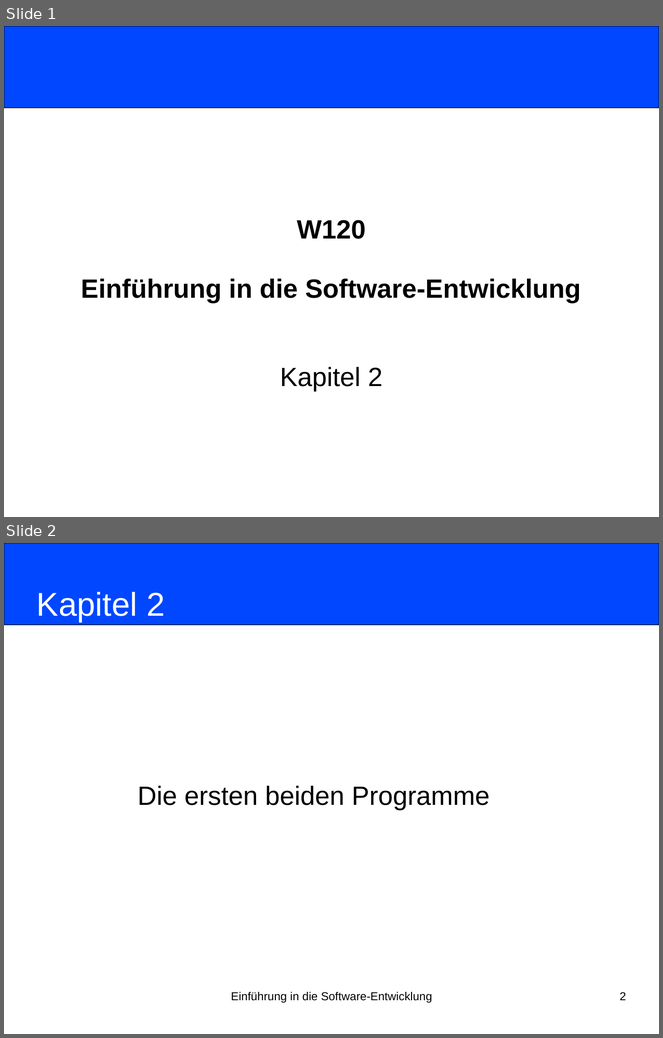
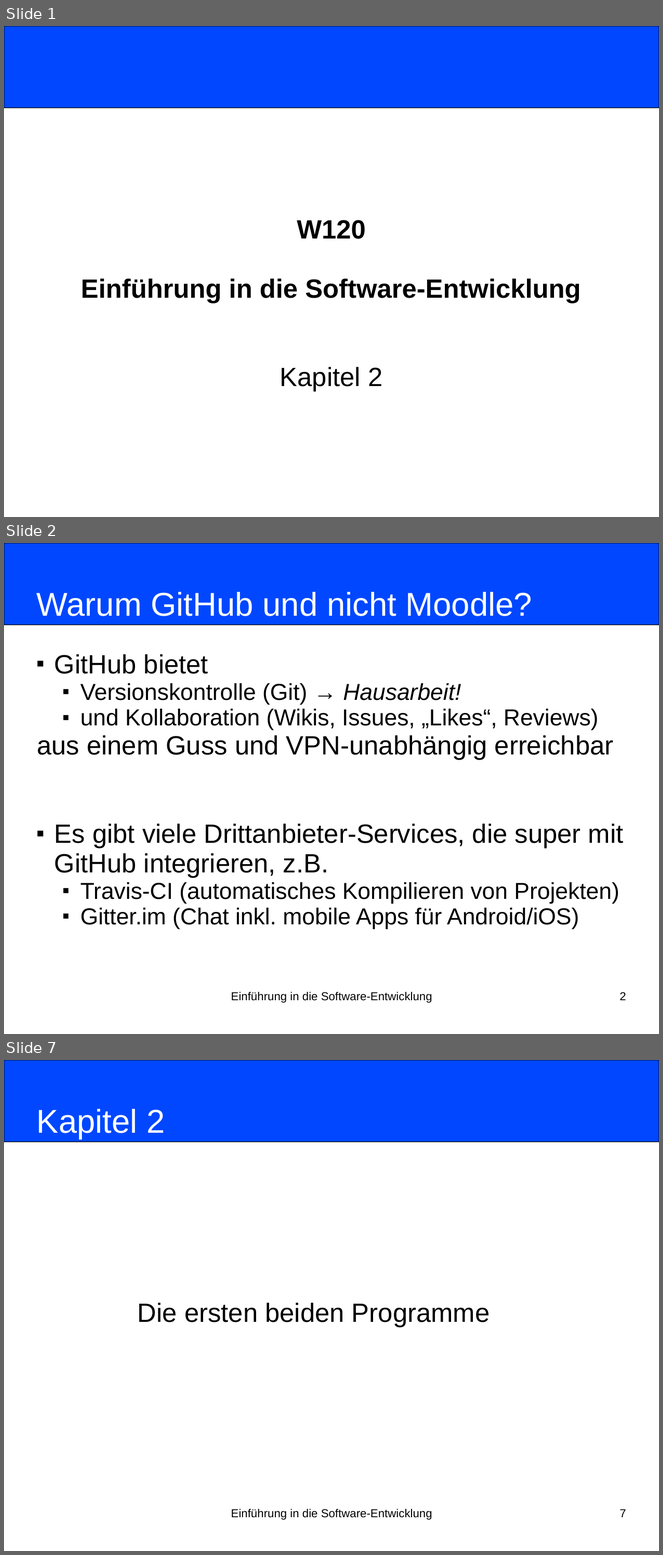
Before and after one commit to nordakademie-einfuehrung-java/vorlesungsskript, a slide deck: folien/Semester_03_Termin_02_Kapitel02.ppt. Shown one above the other, each under a label of ours: slides 1 and 2 before the commit, slides 1, 2 and 7 after it; the slides between them are not shown. The pictures are 663x1038 and 663x1555 pixels, drawn with LibreOffice and Linux fonts; fonts in the diff are those of the drawing. Boxes give left, top, right and bottom in pixels: in the first picture for what was removed or moved away, otherwise in the second. Text is boxed around its words. In the diff, an @@ line names an element or a change of style, - is before the commit and + after.

```diff
--- a/folien/Semester_03_Termin_02_Kapitel02.ppt
+++ b/folien/Semester_03_Termin_02_Kapitel02.ppt
@@ slide 2 added at <box>4,543,659,1034</box>, background #FFFFFF @@
@@ rounded rectangle added at <box>4,543,659,625</box>, fill #0047FF, outline #000000 0.74 pt @@
@@ title added at <box>37,592,532,616</box>, 40 pt, text #FFFFFF @@
+Warum GitHub und nicht Moodle?
@@ subtitle added at <box>37,654,624,930</box>, 28 pt, text #000000 @@
+■ GitHub bietet
+  ■ Versionskontrolle (Git) → Hausarbeit!
+  ■ und Kollaboration (Wikis, Issues, „Likes“, Reviews)
+aus einem Guss und VPN-unabhängig erreichbar
+■ Es gibt viele Drittanbieter-Services, die super mit GitHub integrieren, z.B.
+  ■ Travis-CI (automatisches Kompilieren von Projekten)
+  ■ Gitter.im (Chat inkl. mobile Apps für Android/iOS)
@@ text added at <box>231,992,432,1003</box>, 14 pt, text #000000 @@
+Einführung in die Software-Entwicklung
@@ page number added at <box>620,992,626,1001</box>, 14 pt, text #000000 @@
+2
@@ what was slide 2 is now slide 7 @@
@@ page number at <box>620,1509,626,1518</box>: text changed @@
-2
+7
```
Also in this commit, not shown: 4 other slides added, 4 other files.
